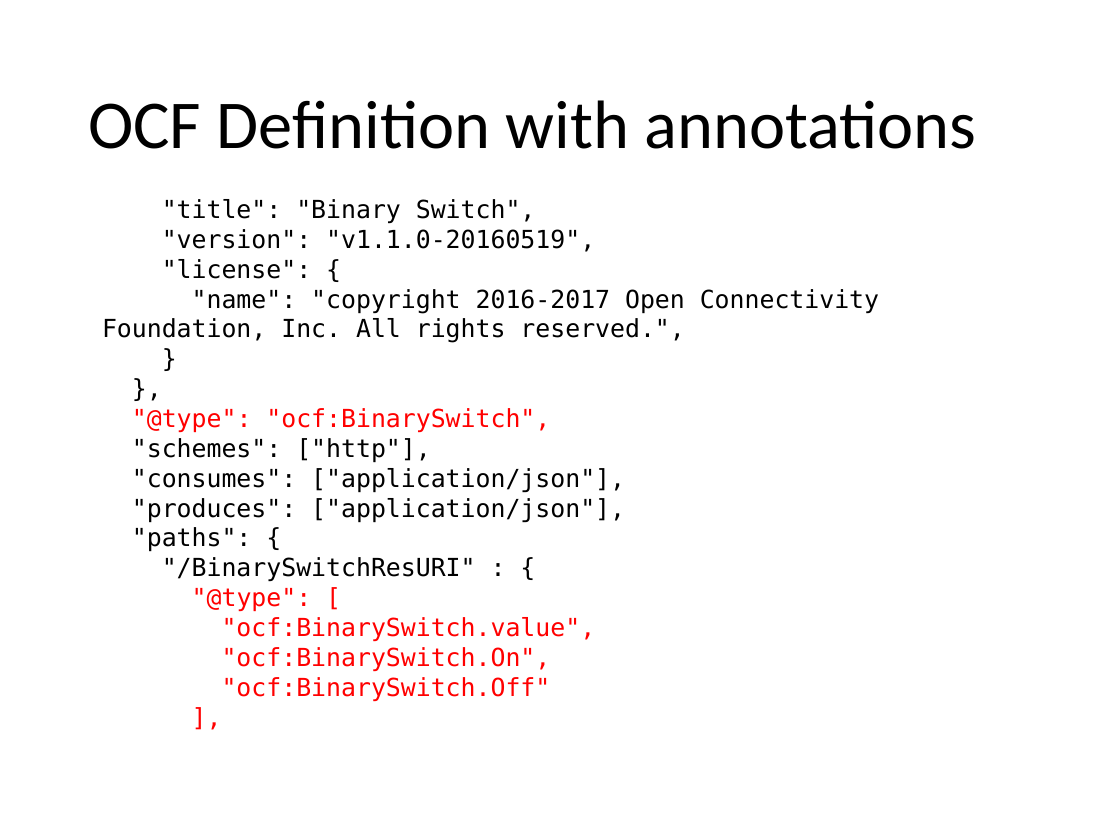
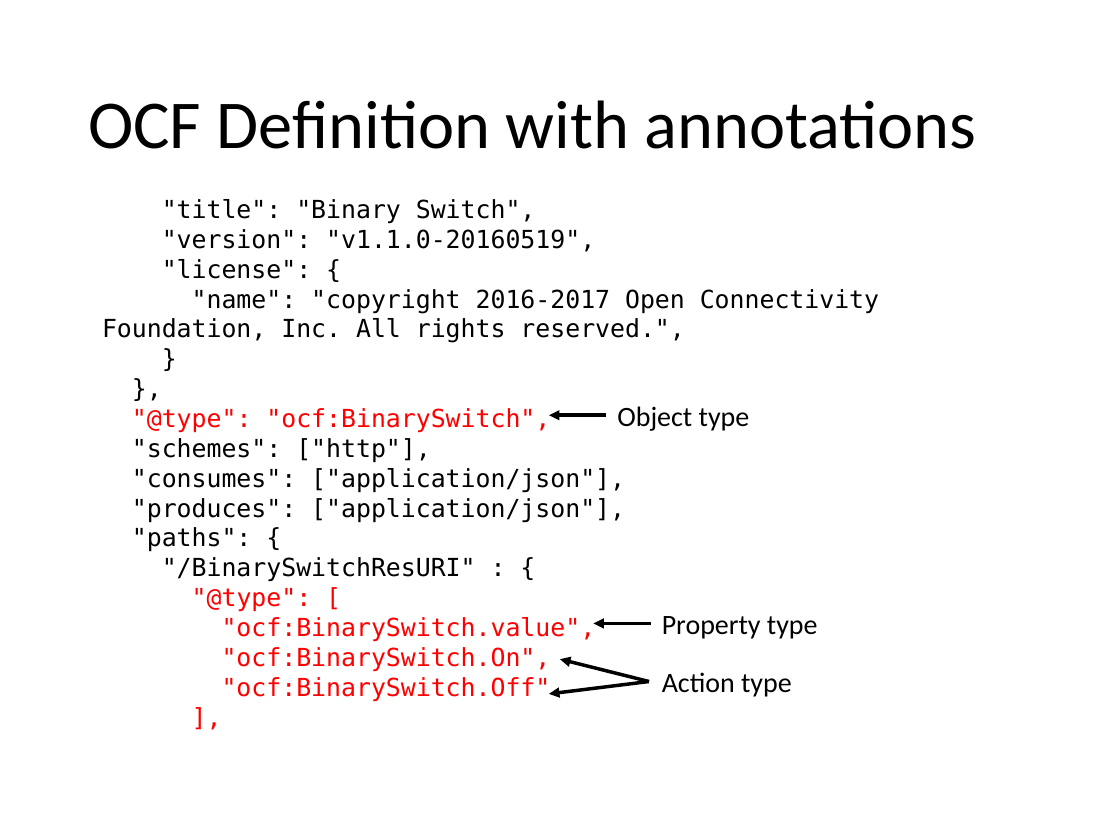
Before and after one commit to mjkoster/ODM-Examples, a slide deck: slide 25 of ODM-CDF.pptx. Drawn at 1120x840 pixels with LibreOffice and Linux fonts; fonts in the diff are those of the drawing. Boxes give left, top, right and bottom in pixels: in the first picture for what was removed or moved away, otherwise in the second. Text is boxed around its words. In the diff, an @@ line names an element or a change of style, - is before the commit and + after.

```diff
--- a/ODM-CDF.pptx
+++ b/ODM-CDF.pptx
@@ arrow added from (606, 416) to (549, 416), #000000 2.25 pt @@
@@ text added at box(617, 406, 750, 431), 18 pt, text #000000 @@
+Object type
@@ arrow added from (651, 624) to (594, 624), #000000 2.25 pt @@
@@ text added at box(662, 616, 818, 639), 18 pt, text #000000 @@
+Property type
@@ arrow added from (648, 682) to (549, 694), #000000 2.25 pt @@
@@ arrow added from (650, 682) to (560, 660), #000000 2.25 pt @@
@@ text added at box(662, 672, 792, 697), 18 pt, text #000000 @@
+Action type
```
Also in this commit, not shown: 2 other slides changed.
